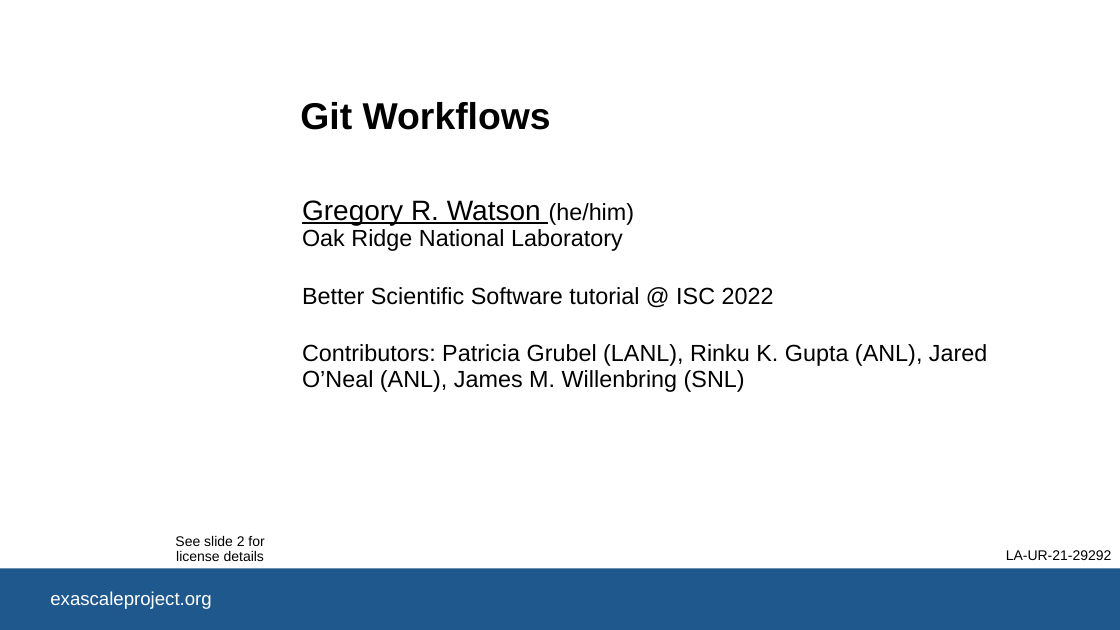
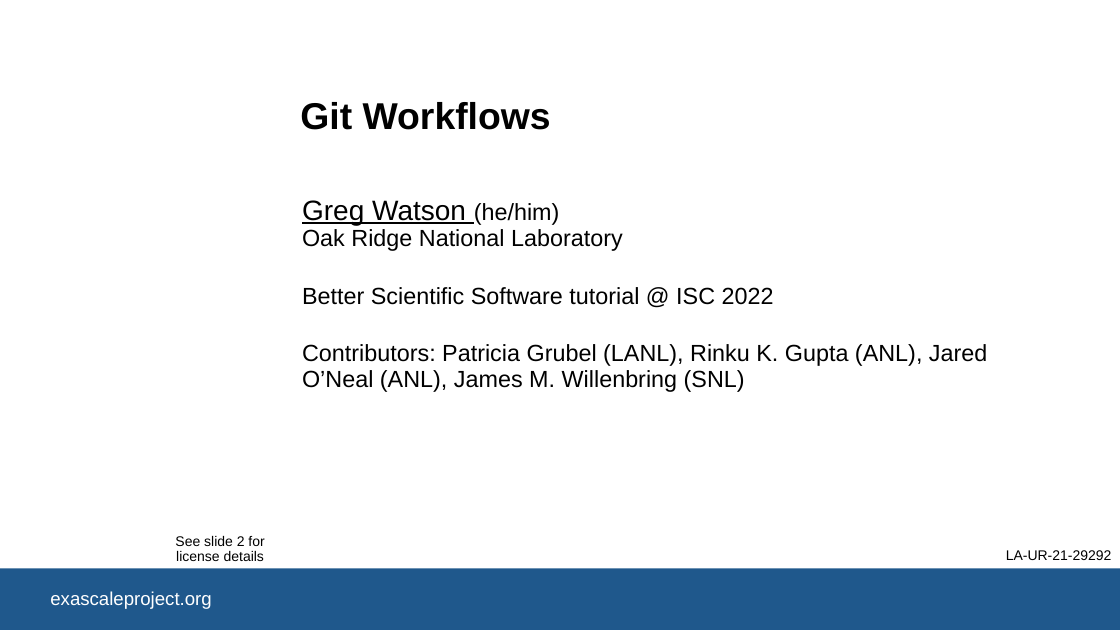
Before and after one commit to bssw-tutorial/presentations, a slide deck: slide 1 of git-workflows.pptx. Drawn at 1120x630 pixels with LibreOffice and Linux fonts; fonts in the diff are those of the drawing; background and template pictures are left out. Boxes give left, top, right and bottom in pixels: in the first picture for what was removed or moved away, otherwise in the second. Text is boxed around its words. In the diff, an @@ line names an element or a change of style, - is before the commit and + after.

```diff
--- a/git-workflows.pptx
+++ b/git-workflows.pptx
@@ subtitle at (302,200,623,251): text changed @@
-Gregory R. Watson (he/him)
-Oak Ridge National Laboratory
+Greg Watson (he/him)
+Oak Ridge National Laboratory
```
Also in this commit, not shown: 3 other files.
